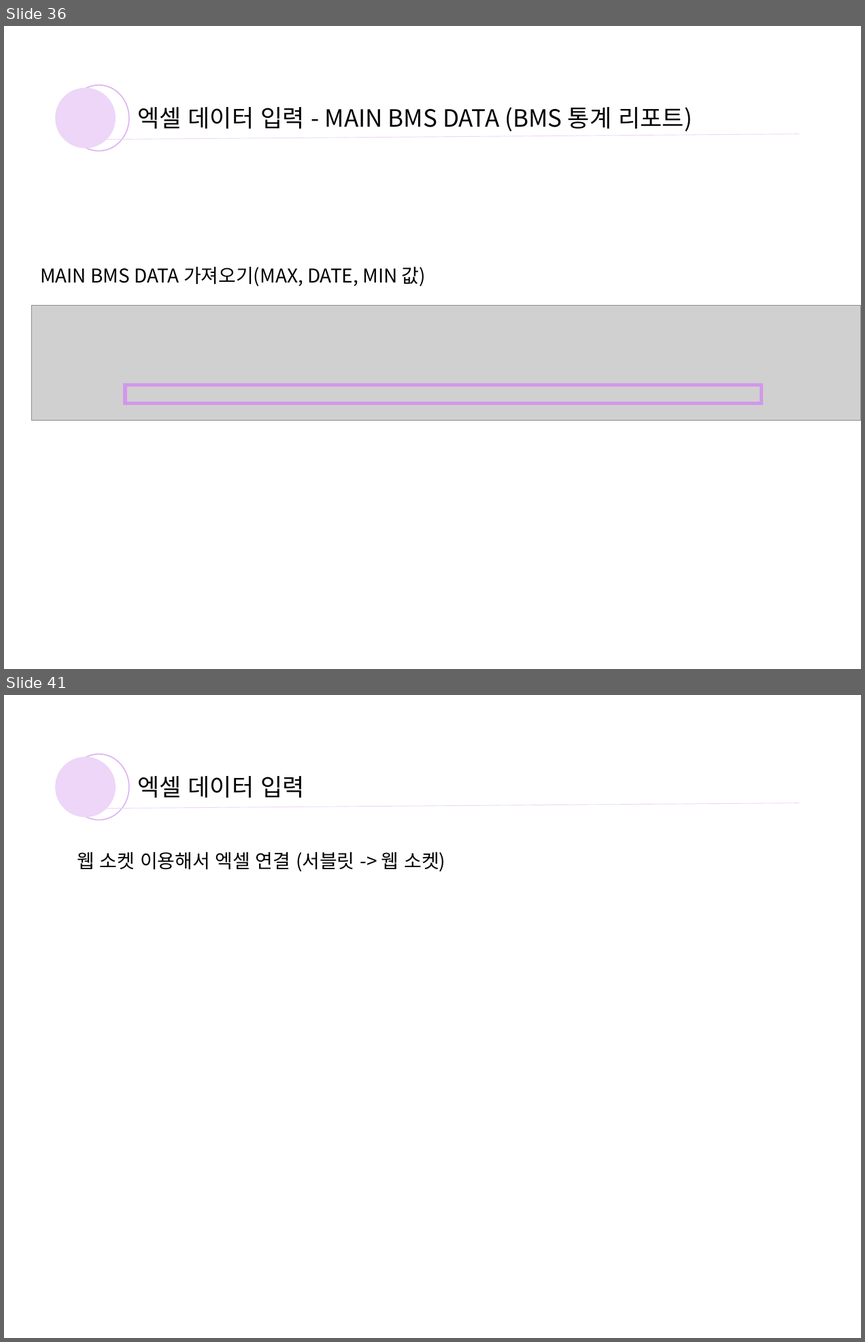
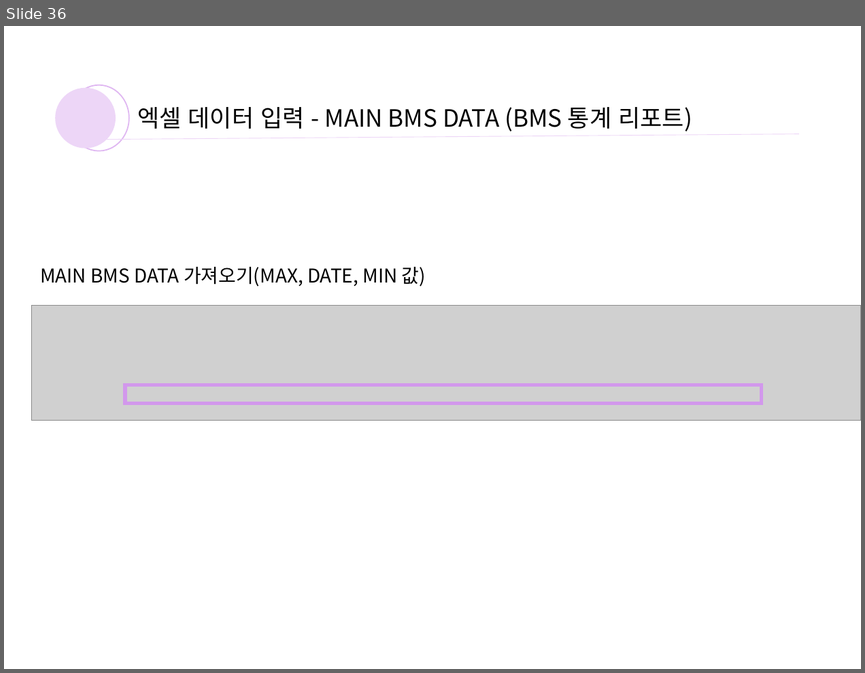
Before and after one commit to yoosooop/INTERN_log, a slide deck: bms 엑셀 파일 생성.pptx. Shown one above the other, each under a label of ours: slides 36 and 41 before the commit, slide 36 after it; the slides between them are not shown. The pictures are 865x1342 and 865x673 pixels, drawn with LibreOffice and Linux fonts; fonts in the diff are those of the drawing; grey boxes stand for pictures. Boxes give left, top, right and bottom in pixels: in the first picture for what was removed or moved away, otherwise in the second. Text is boxed around its words. In the diff, an @@ line names an element or a change of style, - is before the commit and + after.

```diff
--- a/bms 엑셀 파일 생성.pptx
+++ b/bms 엑셀 파일 생성.pptx
@@ slide 41 removed at (4,695,861,1338), background #FFFFFF @@
@@ ellipse removed at (68,754,128,820) @@
@@ ellipse removed at (56,757,116,817) @@
@@ text removed at (137,776,305,798) @@
-엑셀 데이터 입력
@@ line removed from (107, 808) to (799, 803) @@
@@ text removed at (77,852,445,872) @@
-웹 소켓 이용해서 엑셀 연결 (서블릿 -> 웹 소켓)
```
Also in this commit, not shown: 2 slides changed, 3 slides added, 3 other slides removed, 1 other file.
